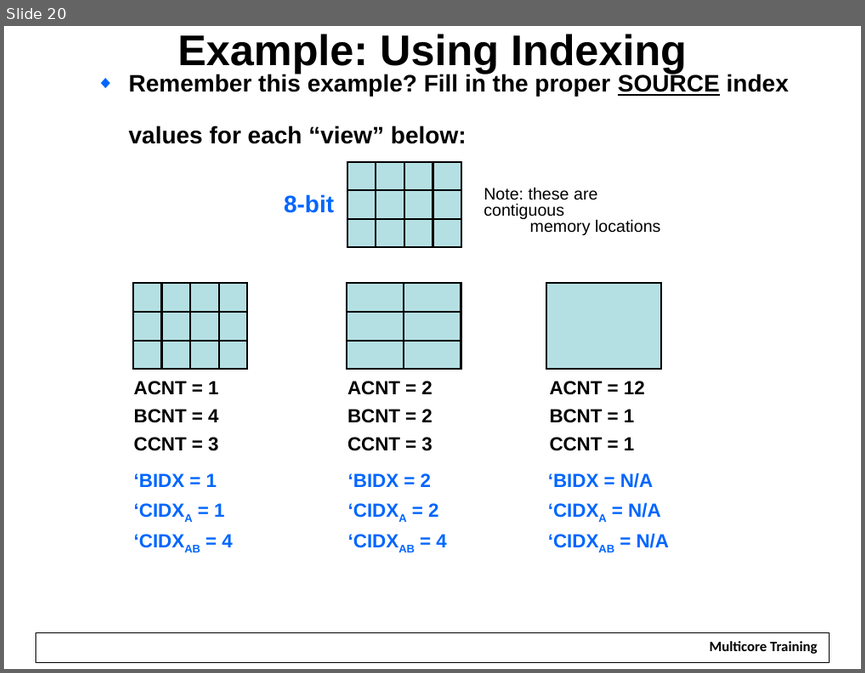
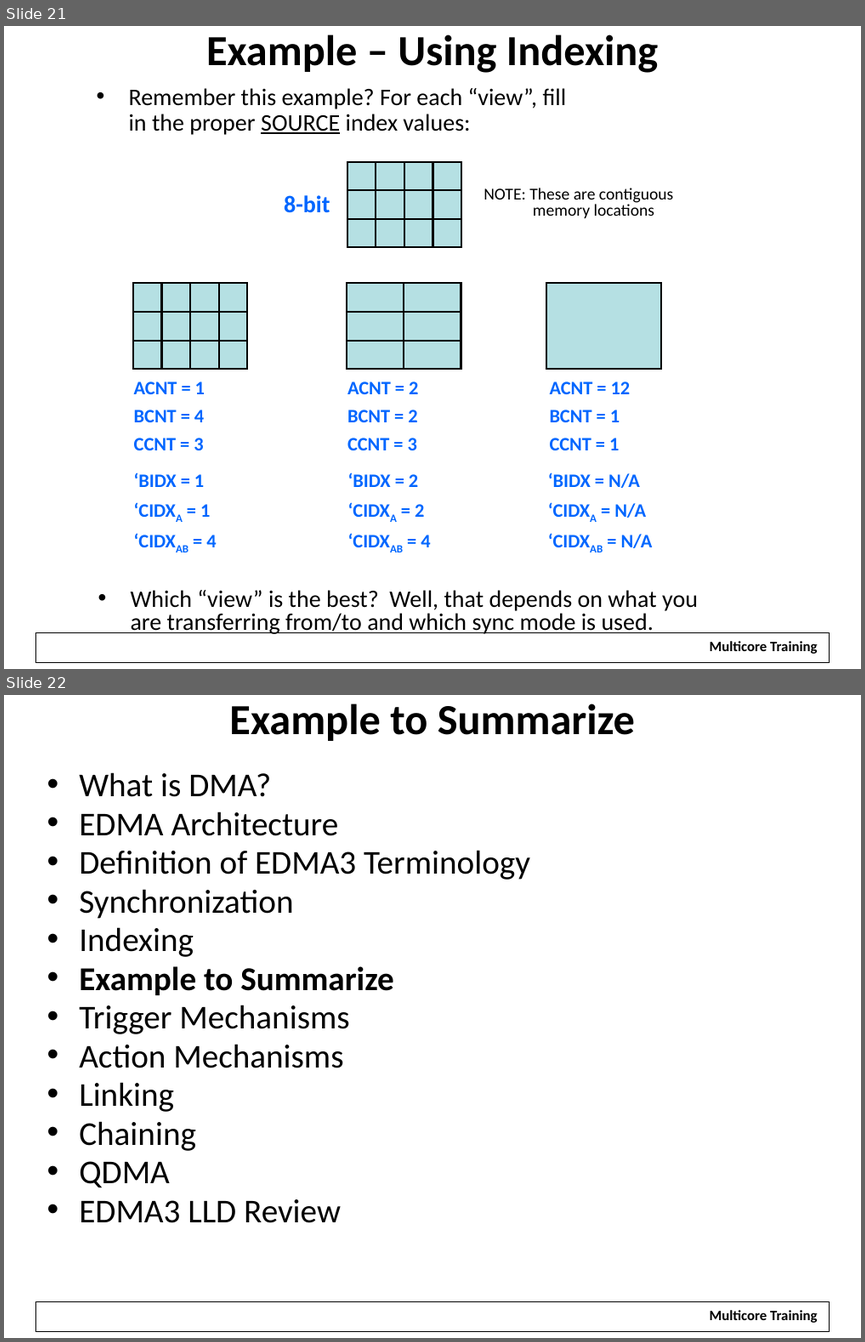
Before and after one commit to hari1989/keystone-workshop, a slide deck: slides/Intro to EDMA.pptx. Shown one above the other, each under a label of ours: slide 20 before the commit, slides 21 and 22 after it. The pictures are 865x673 and 865x1342 pixels, drawn with LibreOffice and Linux fonts; fonts in the diff are those of the drawing; background and template pictures are left out. Boxes give left, top, right and bottom in pixels: in the first picture for what was removed or moved away, otherwise in the second. Text is boxed around its words. In the diff, an @@ line names an element or a change of style, - is before the commit and + after.

```diff
--- a/slides/Intro to EDMA.pptx
+++ b/slides/Intro to EDMA.pptx
@@ slide 22 added at (x1=4, y1=695, x2=861, y2=1338), background #FFFFFF; not listed: 2 template elements that a slide beside it also shows @@
@@ title added at (x1=229, y1=703, x2=635, y2=741), 36 pt, text #000000, bold @@
+Example to Summarize
@@ text added at (x1=79, y1=772, x2=530, y2=1223), 28 pt, text #000000 @@
+• What is DMA?
+• EDMA Architecture
+• Definition of EDMA3 Terminology
+• Synchronization
+• Indexing
+• Example to Summarize
+• Trigger Mechanisms
+• Action Mechanisms
+• Linking
+• Chaining
+• QDMA
+• EDMA3 LLD Review
@@ what was slide 20 is now slide 21 @@
@@ slide 21 changed as well @@
@@ title at (x1=206, y1=34, x2=658, y2=73): text changed; font Arial to Calibri @@
-Example: Using Indexing
+Example – Using Indexing
@@ text at (x1=129, y1=88, x2=567, y2=135): text changed; font Arial to Calibri; bold off @@
-◆ Remember this example? Fill in the proper SOURCE index
-  values for each “view” below:
+• Remember this example? For each “view”, fill
+  in the proper SOURCE index values:
@@ text at (x1=483, y1=188, x2=673, y2=218): text changed; font Arial to Calibri @@
-Note: these are contiguous
-memory locations
+NOTE: These are contiguous
+memory locations
@@ font Arial to Calibri, text colour #000000 to #0066FF in 3 elements at (x1=550, y1=381, x2=630, y2=450), (x1=347, y1=381, x2=418, y2=450), (x1=134, y1=381, x2=205, y2=450) @@
@@ font Arial to Calibri in 4 elements at (x1=284, y1=195, x2=330, y2=213), (x1=548, y1=472, x2=653, y2=548), (x1=134, y1=472, x2=216, y2=547), (x1=348, y1=472, x2=430, y2=547) @@
@@ text added at (x1=131, y1=590, x2=698, y2=634), 20 pt, text #000000 @@
+• Which “view” is the best? Well, that depends on what you
+  are transferring from/to and which sync mode is used.
```
Also in this commit, not shown: 30 other slides changed, 25 other slides added, 90 slides removed.
